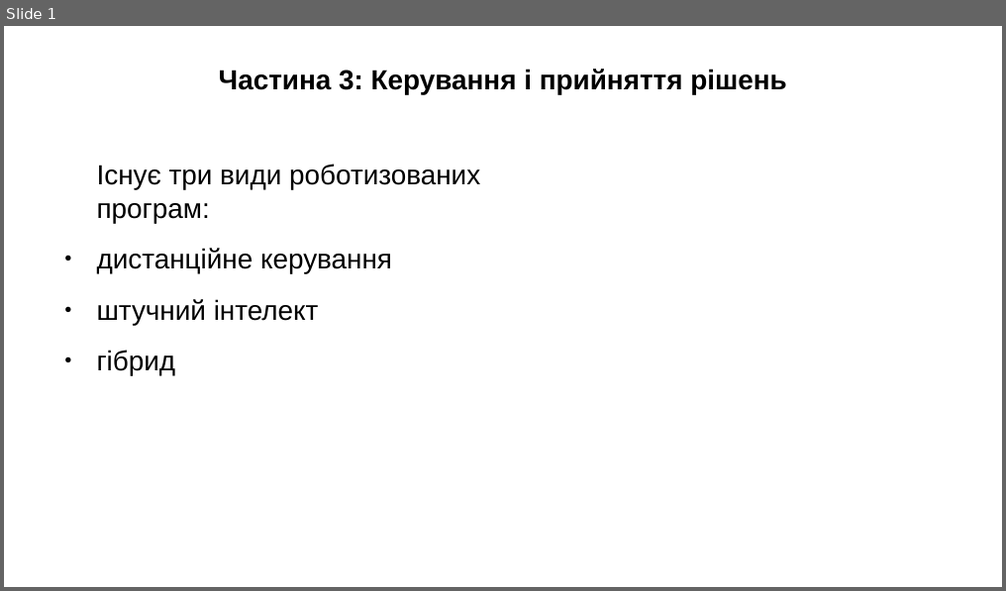
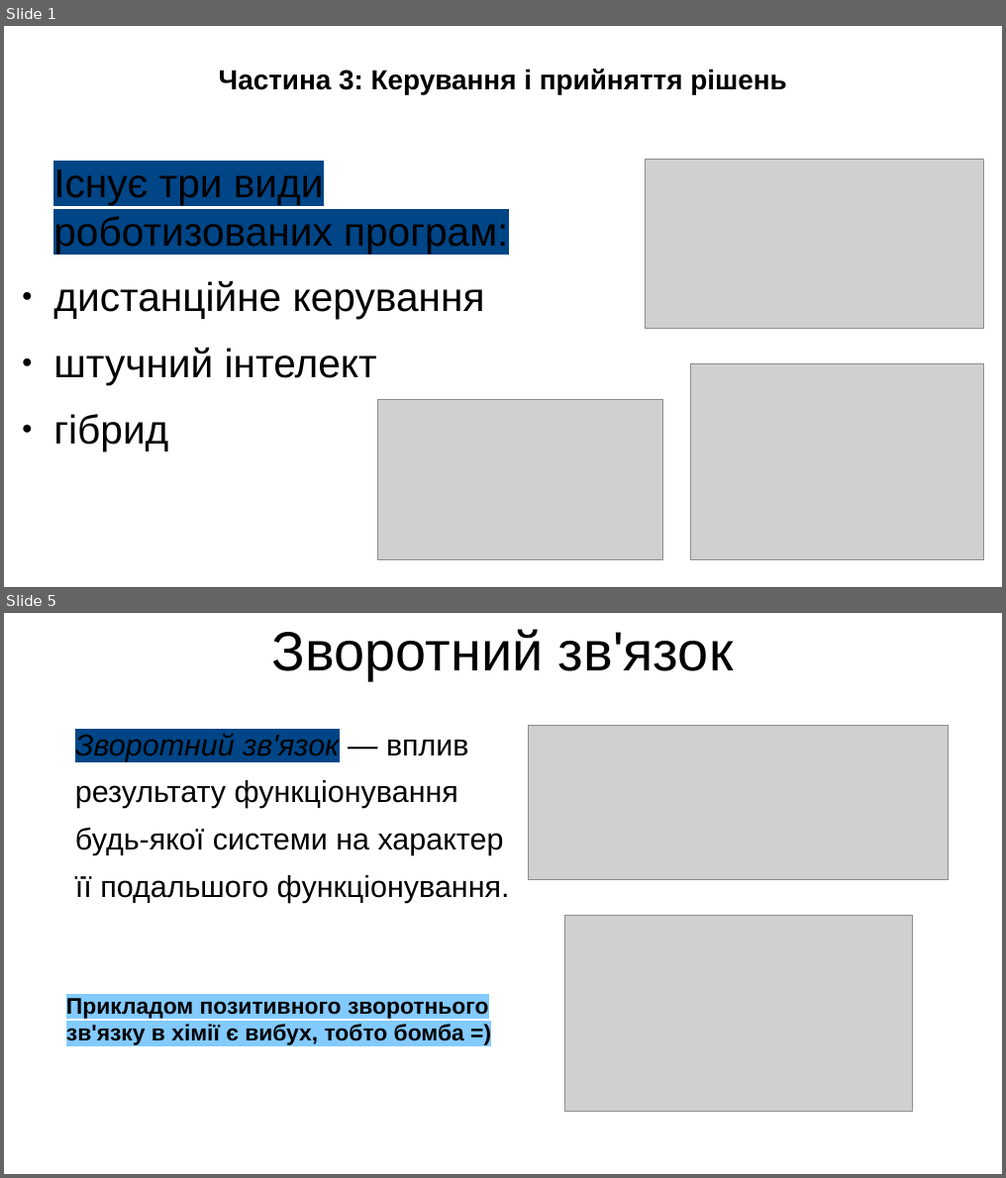
Before and after one commit to viacheslav-davydenko-26-kse/kse-cs101-group-presentation, a slide deck: blocks/03_viacheslav/assets/slides.odp. Shown one above the other, each under a label of ours: slide 1 before the commit, slides 1 and 5 after it; the slides between them are not shown. The pictures are 1006x591 and 1006x1178 pixels, drawn with LibreOffice and Linux fonts; fonts in the diff are those of the drawing; grey boxes stand for pictures. Boxes give left, top, right and bottom in pixels: in the first picture for what was removed or moved away, otherwise in the second. Text is boxed around its words. In the diff, an @@ line names an element or a change of style, - is before the commit and + after.

```diff
--- a/blocks/03_viacheslav/assets/slides.odp
+++ b/blocks/03_viacheslav/assets/slides.odp
@@ slide 5 added at (x1=4, y1=613, x2=1002, y2=1174), background #FFFFFF @@
@@ title added at (x1=272, y1=629, x2=734, y2=680), 44 pt, text #000000 @@
+Зворотний зв'язок
@@ picture added at (x1=529, y1=725, x2=948, y2=880) @@
@@ text added at (x1=75, y1=733, x2=510, y2=903), 24.1 pt, text #000000 @@
+Зворотний зв'язок — вплив результату функціонування будь-якої системи на характер її подальшого функціонування.
@@ picture added at (x1=564, y1=916, x2=912, y2=1113) @@
@@ text added at (x1=66, y1=998, x2=488, y2=1046), 18 pt, text #000000, bold @@
+Прикладом позитивного зворотнього зв'язку в хімії є вибух, тобто бомба =)
@@ slide 1 changed as well @@
@@ text "Існує три види роботизованих програм:" moved from (x1=97, y1=164, x2=480, y2=375) to (x1=54, y1=170, x2=508, y2=452) @@
@@ text "Існує три види роботизованих програм:" at (x1=54, y1=170, x2=508, y2=452): size 22 to 32 pt; highlight none to #004586 in "Існує три види роботизованих програм:" @@
@@ picture added at (x1=647, y1=160, x2=985, y2=329) @@
@@ picture added at (x1=690, y1=365, x2=985, y2=562) @@
@@ picture added at (x1=377, y1=400, x2=663, y2=561) @@
```
Also in this commit, not shown: 9 other slides added, 5 other files.
